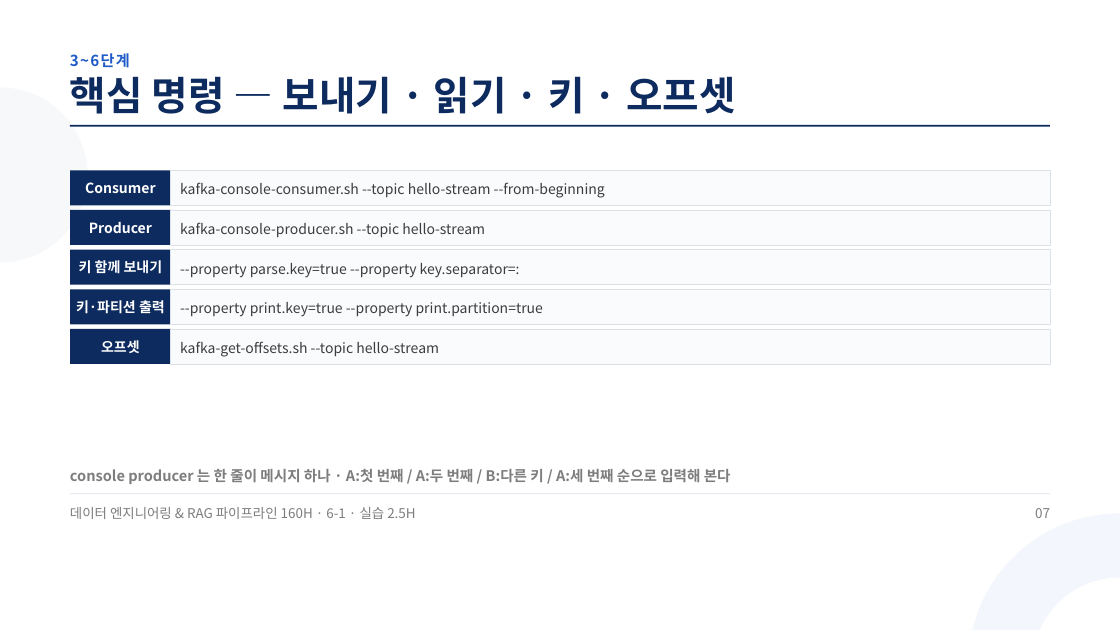
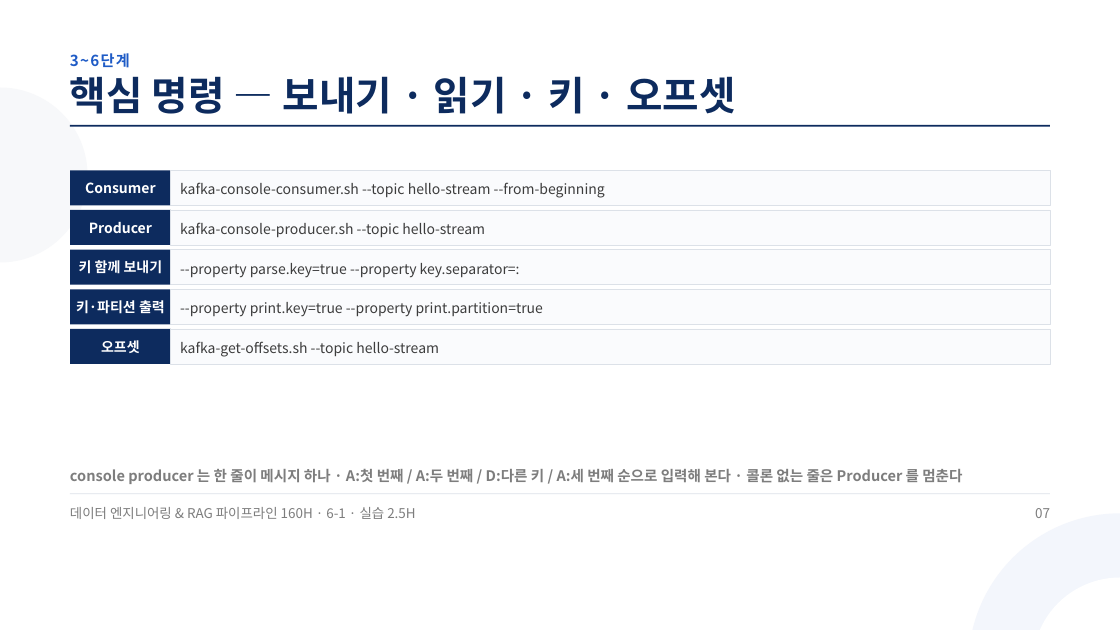
Before and after one commit to aebonlee/materials, a slide deck: slide 7 of data-eng/decks/w6d1s2.pptx. Drawn at 1120x630 pixels with LibreOffice and Linux fonts; fonts in the diff are those of the drawing. Boxes give left, top, right and bottom in pixels: in the first picture for what was removed or moved away, otherwise in the second. Text is boxed around its words. In the diff, an @@ line names an element or a change of style, - is before the commit and + after.

```diff
--- a/data-eng/decks/w6d1s2.pptx
+++ b/data-eng/decks/w6d1s2.pptx
@@ text at [70,469,962,484]: text changed @@
-console producer 는 한 줄이 메시지 하나 · A:첫 번째 / A:두 번째 / B:다른 키 / A:세 번째 순으로 입력해 본다
+console producer 는 한 줄이 메시지 하나 · A:첫 번째 / A:두 번째 / D:다른 키 / A:세 번째 순으로 입력해 본다 · 콜론 없는 줄은 Producer 를 멈춘다
```
Also in this commit, not shown: 6 other slides changed, 9 other files.
